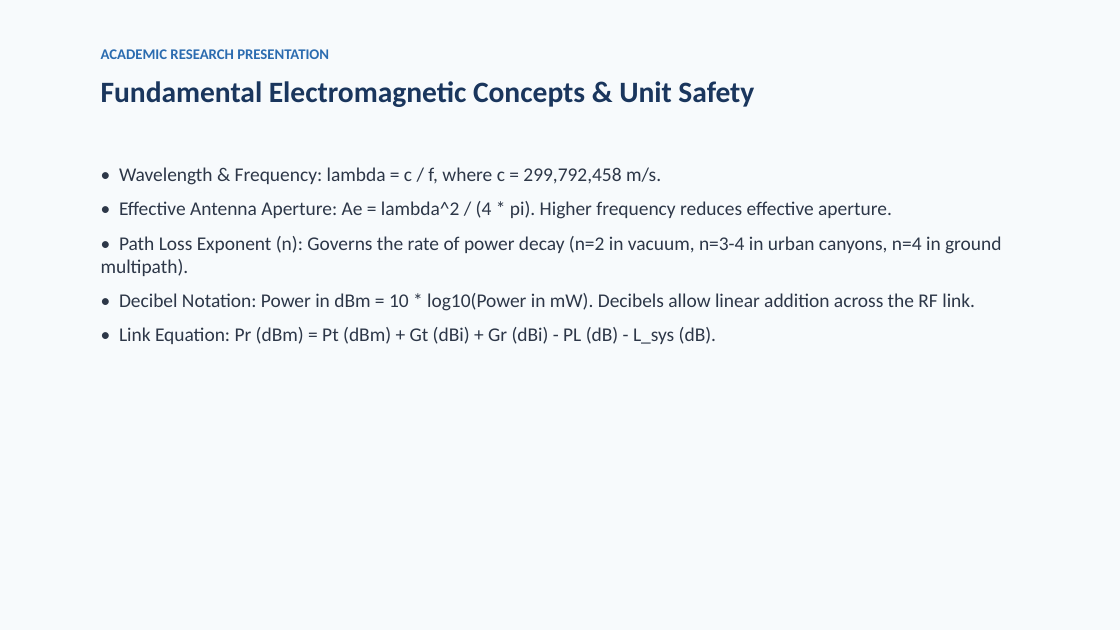
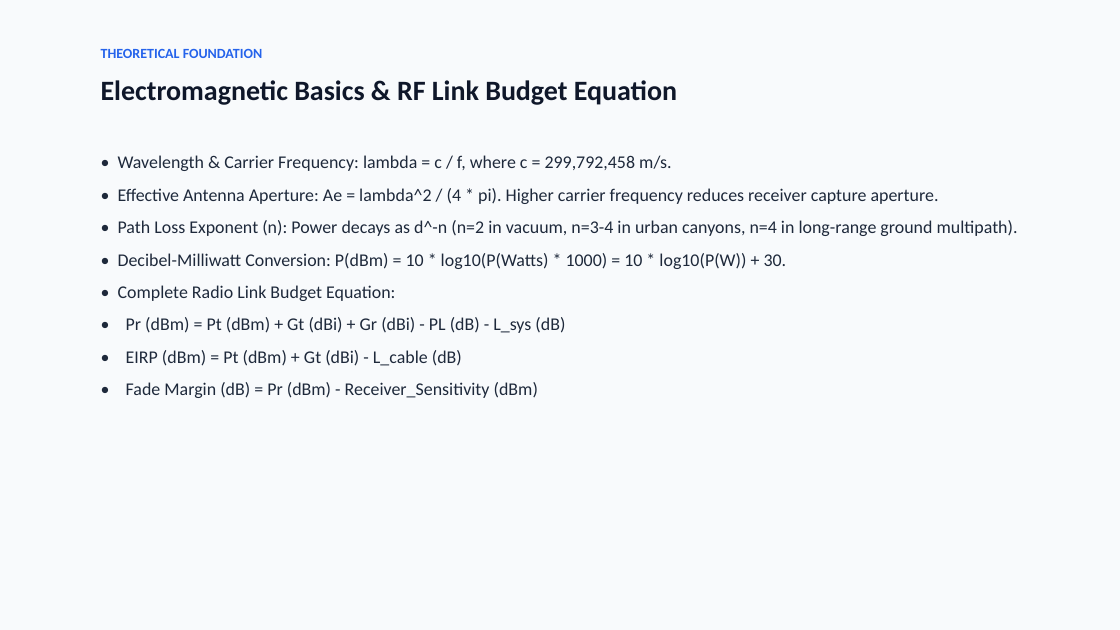
Before and after one commit to Harsh010801/Wireless, a slide deck: slide 5 of outputs/presentation/Wireless_Propagation_Analysis.pptx. Drawn at 1120x630 pixels with LibreOffice and Linux fonts; fonts in the diff are those of the drawing. Boxes give left, top, right and bottom in pixels: in the first picture for what was removed or moved away, otherwise in the second. Text is boxed around its words. In the diff, an @@ line names an element or a change of style, - is before the commit and + after.

```diff
--- a/outputs/presentation/Wireless_Propagation_Analysis.pptx
+++ b/outputs/presentation/Wireless_Propagation_Analysis.pptx
@@ background #F7FAFC to #F8FAFC @@
@@ text at [101, 49, 262, 58]: text changed; size 9.5 to 9 pt; text colour #2B6CB0 to #2563EB @@
-ACADEMIC RESEARCH PRESENTATION
+THEORETICAL FOUNDATION
@@ text at [101, 80, 677, 105]: text changed; size 19 to 18 pt; text colour #1A365D to #0F172A @@
-Fundamental Electromagnetic Concepts & Unit Safety
+Electromagnetic Basics & RF Link Budget Equation
@@ text at [118, 155, 1018, 398]: text changed; size 12.5 to 11.5 pt; text colour #2D3748 to #1E293B @@
-• Wavelength & Frequency: lambda = c / f, where c = 299,792,458 m/s.
-• Effective Antenna Aperture: Ae = lambda^2 / (4 * pi). Higher frequency reduces effective aperture.
-• Path Loss Exponent (n): Governs the rate of power decay (n=2 in vacuum, n=3-4 in urban canyons, n=4 in ground multipath).
-• Decibel Notation: Power in dBm = 10 * log10(Power in mW). Decibels allow linear addition across the RF link.
-• Link Equation: Pr (dBm) = Pt (dBm) + Gt (dBi) + Gr (dBi) - PL (dB) - L_sys (dB).
+• Wavelength & Carrier Frequency: lambda = c / f, where c = 299,792,458 m/s.
+• Effective Antenna Aperture: Ae = lambda^2 / (4 * pi). Higher carrier frequency reduces receiver capture aperture.
+• Path Loss Exponent (n): Power decays as d^-n (n=2 in vacuum, n=3-4 in urban canyons, n=4 in long-range ground multipath).
+• Decibel-Milliwatt Conversion: P(dBm) = 10 * log10(P(Watts) * 1000) = 10 * log10(P(W)) + 30.
+• Complete Radio Link Budget Equation:
+• Pr (dBm) = Pt (dBm) + Gt (dBi) + Gr (dBi) - PL (dB) - L_sys (dB)
+• EIRP (dBm) = Pt (dBm) + Gt (dBi) - L_cable (dB)
+• Fade Margin (dB) = Pr (dBm) - Receiver_Sensitivity (dBm)
```
Also in this commit, not shown: 13 other slides changed, 6 slides added, 2 slides removed, 3 other files.
